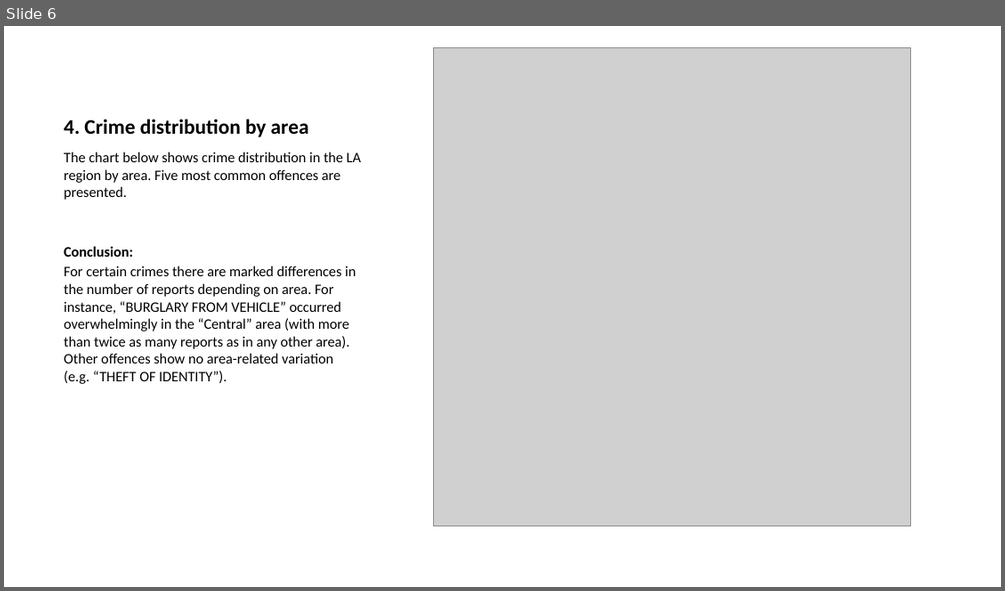
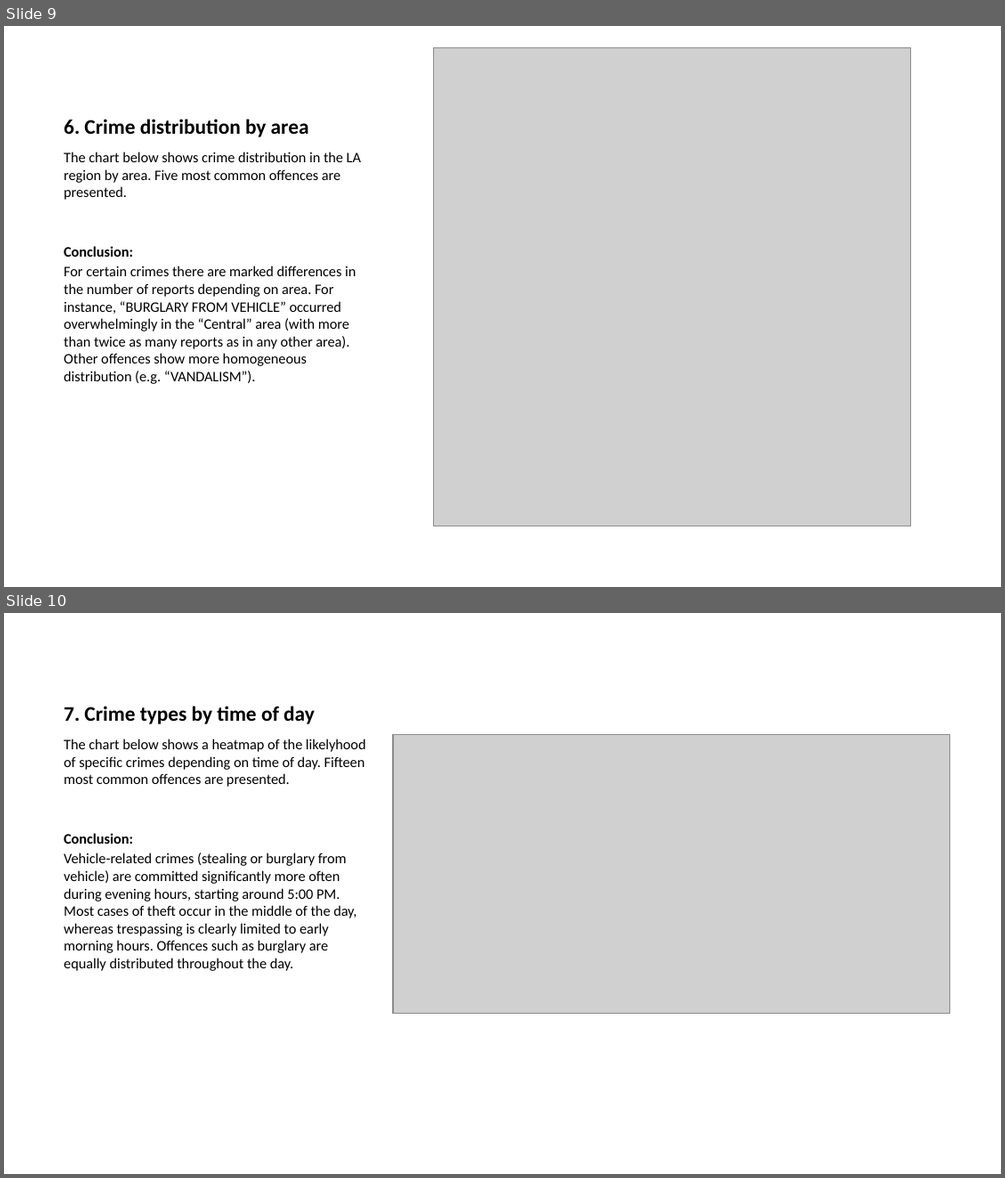
Before and after one commit to glizzynski/Project_Quarto_R, a slide deck: Project_Quarto_R.pptx. Shown one above the other, each under a label of ours: slide 6 before the commit, slides 9 and 10 after it. The pictures are 1005x591 and 1005x1178 pixels, drawn with LibreOffice and Linux fonts; fonts in the diff are those of the drawing; grey boxes stand for pictures. Boxes give left, top, right and bottom in pixels: in the first picture for what was removed or moved away, otherwise in the second. Text is boxed around its words. In the diff, an @@ line names an element or a change of style, - is before the commit and + after.

```diff
--- a/Project_Quarto_R.pptx
+++ b/Project_Quarto_R.pptx
@@ slide 10 added at (4, 613, 1001, 1174), background #FFFFFF @@
@@ title added at (64, 706, 315, 724), 15 pt, text #000000, bold @@
+7. Crime types by time of day
@@ text added at (64, 738, 366, 971), 10.5 pt, text #000000 @@
+The chart below shows a heatmap of the likelyhood of specific crimes depending on time of day. Fifteen most common offences are presented.
+Conclusion:
+Vehicle-related crimes (stealing or burglary from vehicle) are committed significantly more often during evening hours, starting around 5:00 PM. Most cases of theft occur in the middle of the day, whereas trespassing is clearly limited to early morning hours. Offences such as burglary are equally distributed throughout the day.
@@ picture added at (393, 735, 949, 1013) @@
@@ what was slide 6 is now slide 9 @@
@@ slide 9 changed as well @@
@@ title at (64, 119, 309, 137): text changed @@
-4. Crime distribution by area
+6. Crime distribution by area
@@ text at (64, 265, 356, 384): text changed @@
-For certain crimes there are marked differences in the number of reports depending on area. For instance, “BURGLARY FROM VEHICLE” occurred overwhelmingly in the “Central” area (with more than twice as many reports as in any other area). Other offences show no area-related variation (e.g. “THEFT OF IDENTITY”).
+For certain crimes there are marked differences in the number of reports depending on area. For instance, “BURGLARY FROM VEHICLE” occurred overwhelmingly in the “Central” area (with more than twice as many reports as in any other area). Other offences show more homogeneous distribution (e.g. “VANDALISM”).
```
Also in this commit, not shown: 5 other slides changed, 3 other slides added, 3 other files.
